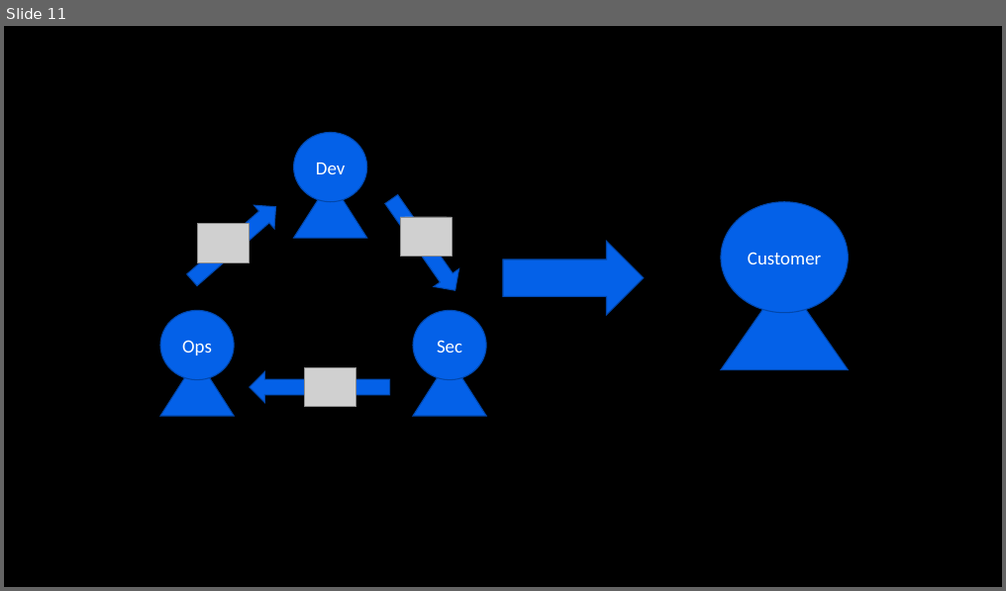
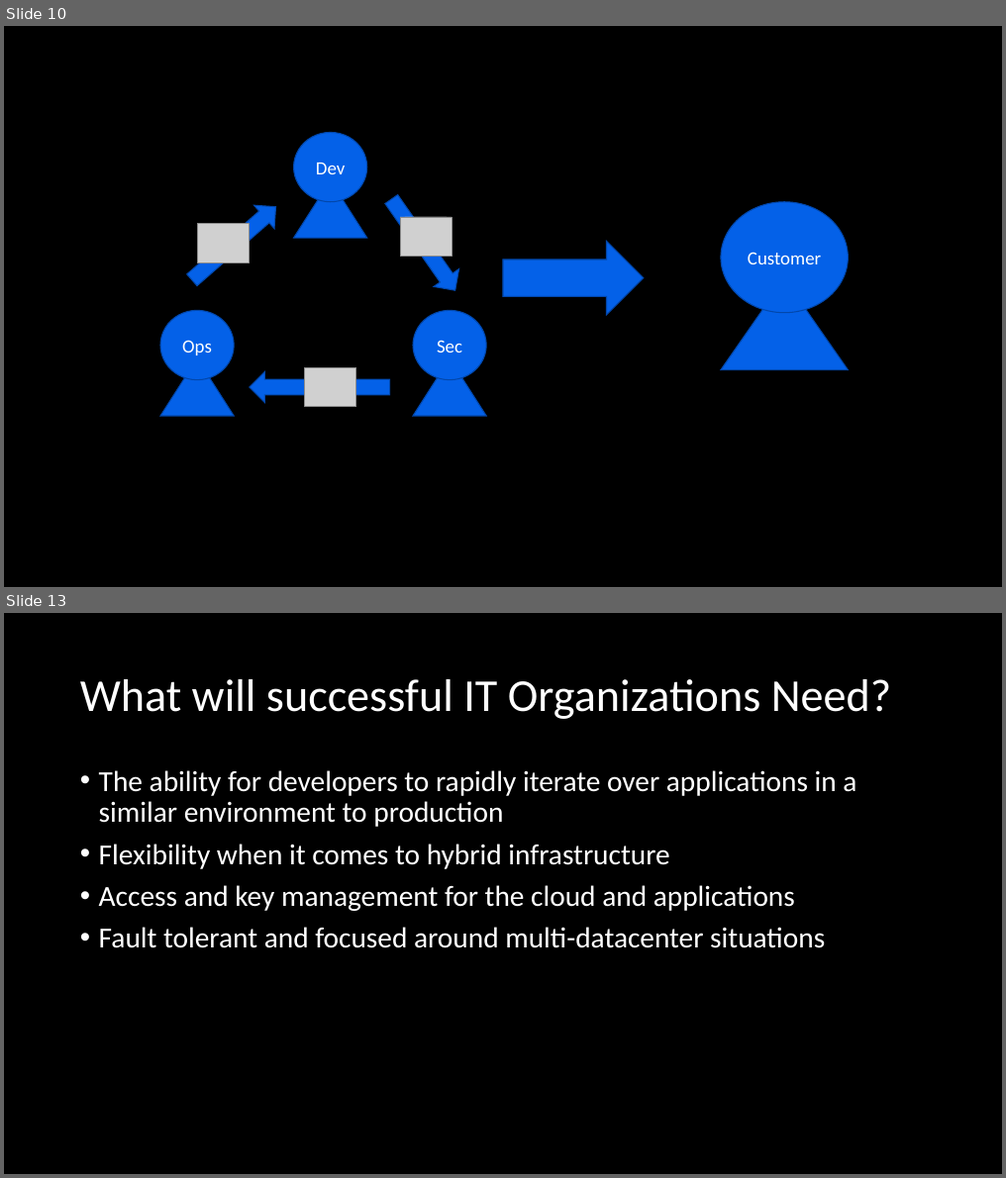
Before and after one commit to FraserPol/hashi-tech-excersise, a slide deck: Hashi-Demo-Preso.pptx. Shown one above the other, each under a label of ours: slide 11 before the commit, slides 10 and 13 after it; the slides between them are not shown. The pictures are 1006x591 and 1006x1178 pixels, drawn with LibreOffice and Linux fonts; fonts in the diff are those of the drawing; grey boxes stand for pictures. Boxes give left, top, right and bottom in pixels: in the first picture for what was removed or moved away, otherwise in the second. Text is boxed around its words. In the diff, an @@ line names an element or a change of style, - is before the commit and + after.

```diff
--- a/Hashi-Demo-Preso.pptx
+++ b/Hashi-Demo-Preso.pptx
@@ slide 13 added at <box>4,613,1002,1174</box>, background #000000 @@
@@ title added at <box>80,679,891,719</box>, 44 pt, text #FFFFFF @@
+What will successful IT Organizations Need?
@@ text added at <box>99,770,856,949</box>, 28 pt, text #FFFFFF @@
+• The ability for developers to rapidly iterate over applications in a similar environment to production
+• Flexibility when it comes to hybrid infrastructure
+• Access and key management for the cloud and applications
+• Fault tolerant and focused around multi-datacenter situations
@@ what was slide 11 is now slide 10 @@
```
Also in this commit, not shown: 9 slides changed, 30 other slides added, 3 slides removed, 12 other files.
